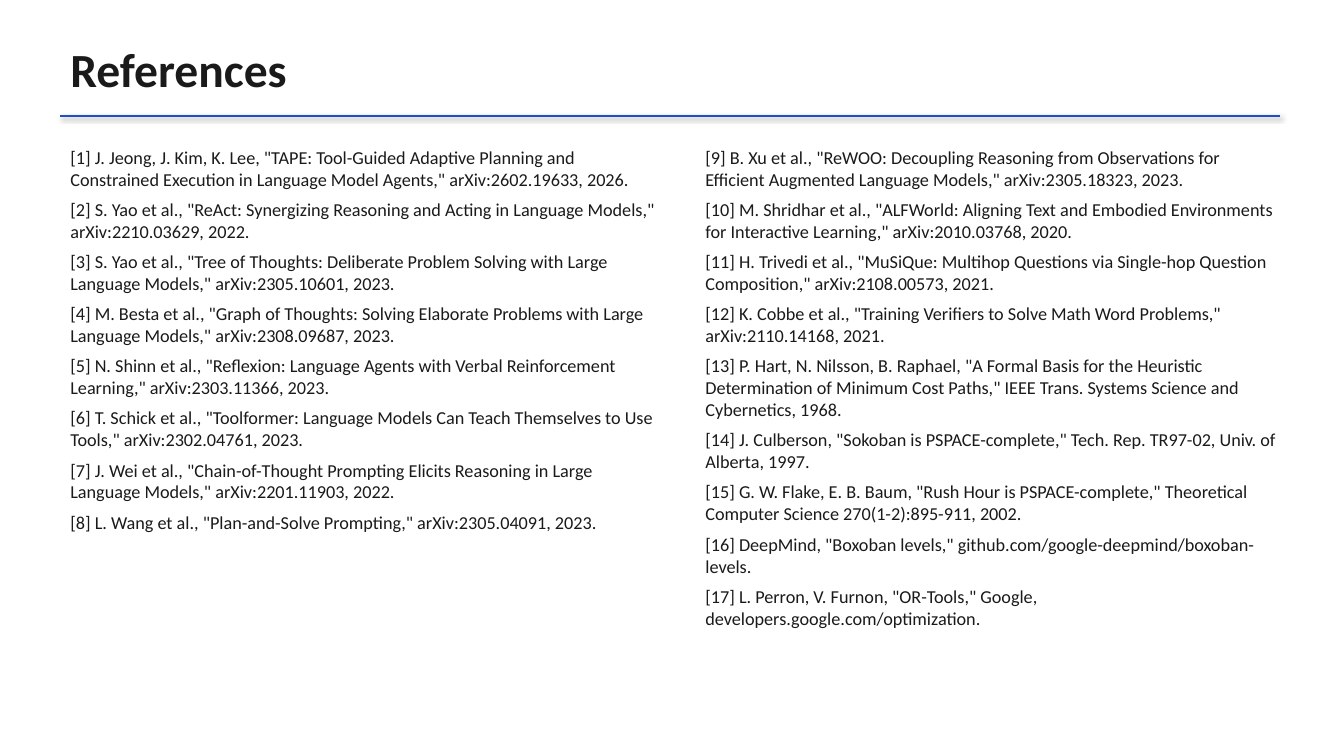
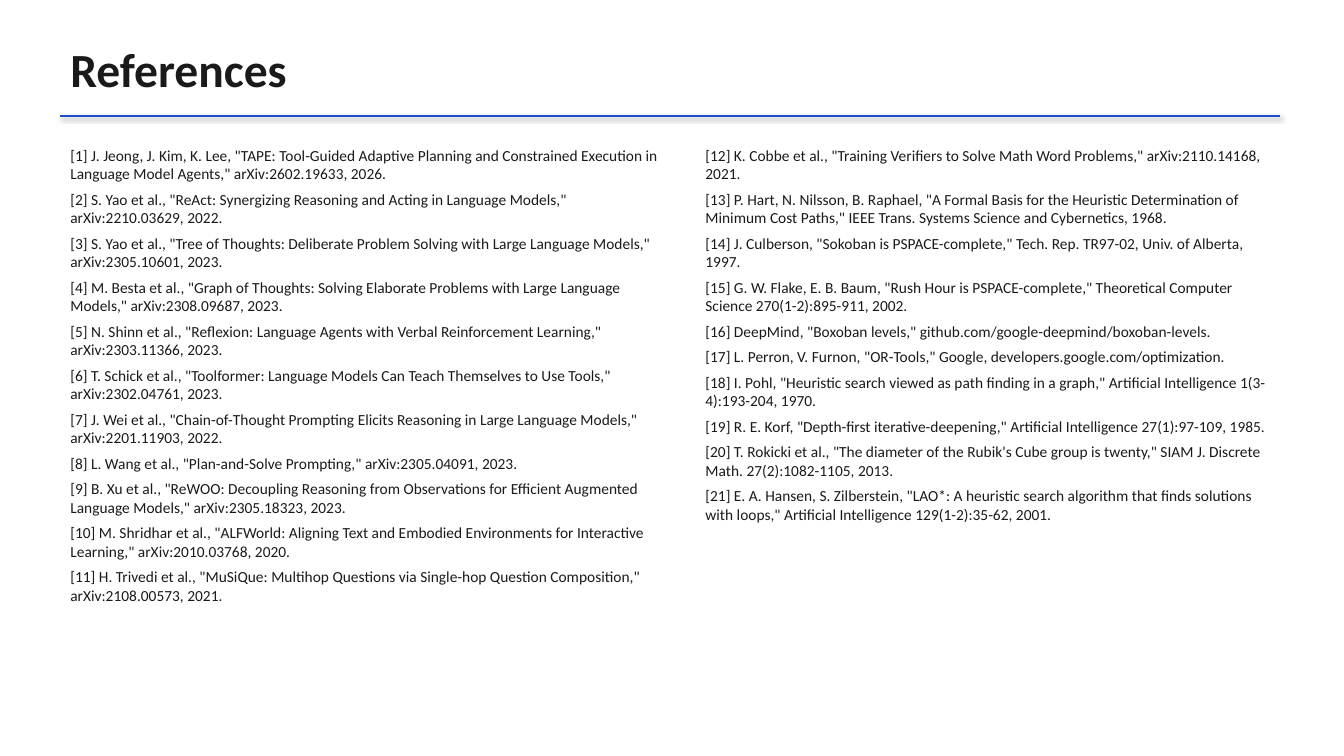
Before and after one commit to Harsh-v69/MachineLearningCP, a slide deck: slide 17 of docs/CP_Project_Review.pptx (slide 14 before the commit). Drawn at 1344x756 pixels with LibreOffice and Linux fonts; fonts in the diff are those of the drawing. Boxes give left, top, right and bottom in pixels: in the first picture for what was removed or moved away, otherwise in the second. Text is boxed around its words. In the diff, an @@ line names an element or a change of style, - is before the commit and + after.

```diff
--- a/docs/CP_Project_Review.pptx
+++ b/docs/CP_Project_Review.pptx
@@ text at [70, 150, 658, 472]: size 13 to 11 pt in "[1] J. Jeong, J. Kim, K. Lee, ...", "[2] S. Yao et al., "ReAct: Synergizing ...", "[3] S. Yao et al., "Tree of ...", "[4] M. Besta et al., "Graph of ..." and 4 more places; less space between paragraphs @@
@@ text at [705, 151, 1273, 293]: paragraphs removed @@
-[9] B. Xu et al., "ReWOO: Decoupling Reasoning from Observations for Efficient Augmented Language Models," arXiv:2305.18323, 2023.
-[10] M. Shridhar et al., "ALFWorld: Aligning Text and Embodied Environments for Interactive Learning," arXiv:2010.03768, 2020.
-[11] H. Trivedi et al., "MuSiQue: Multihop Questions via Single-hop Question Composition," arXiv:2108.00573, 2021.
@@ text at [705, 150, 1260, 340]: size 13 to 11 pt in "[12] K. Cobbe et al., "Training Verifiers ...", "[13] P. Hart, N. Nilsson, B. Raphael, ...", "[14] J. Culberson, "Sokoban is PSPACE-complete," Tech. ...", "[15] G. W. Flake, E. B. Baum, ..." and 2 more places; less space between paragraphs @@
@@ text at [705, 377, 1265, 523]: paragraphs added @@
+[18] I. Pohl, "Heuristic search viewed as path finding in a graph," Artificial Intelligence 1(3-4):193-204, 1970.
+[19] R. E. Korf, "Depth-first iterative-deepening," Artificial Intelligence 27(1):97-109, 1985.
+[20] T. Rokicki et al., "The diameter of the Rubik's Cube group is twenty," SIAM J. Discrete Math. 27(2):1082-1105, 2013.
+[21] E. A. Hansen, S. Zilberstein, "LAO*: A heuristic search algorithm that finds solutions with loops," Artificial Intelligence 129(1-2):35-62, 2001.
@@ text at [70, 483, 644, 603]: paragraphs added @@
+[9] B. Xu et al., "ReWOO: Decoupling Reasoning from Observations for Efficient Augmented Language Models," arXiv:2305.18323, 2023.
+[10] M. Shridhar et al., "ALFWorld: Aligning Text and Embodied Environments for Interactive Learning," arXiv:2010.03768, 2020.
+[11] H. Trivedi et al., "MuSiQue: Multihop Questions via Single-hop Question Composition," arXiv:2108.00573, 2021.
```
Also in this commit, not shown: 5 other slides changed, 3 slides added, 12 other files.
